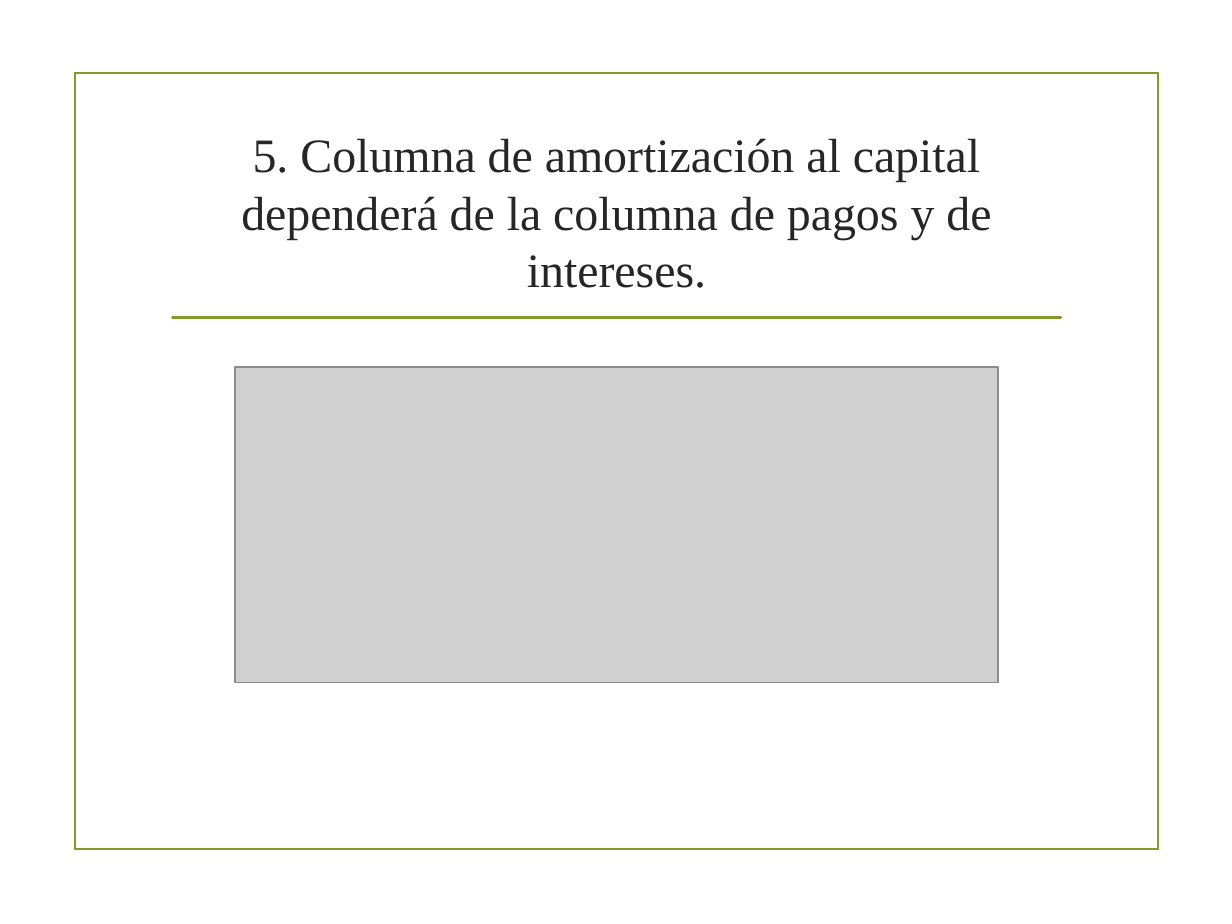
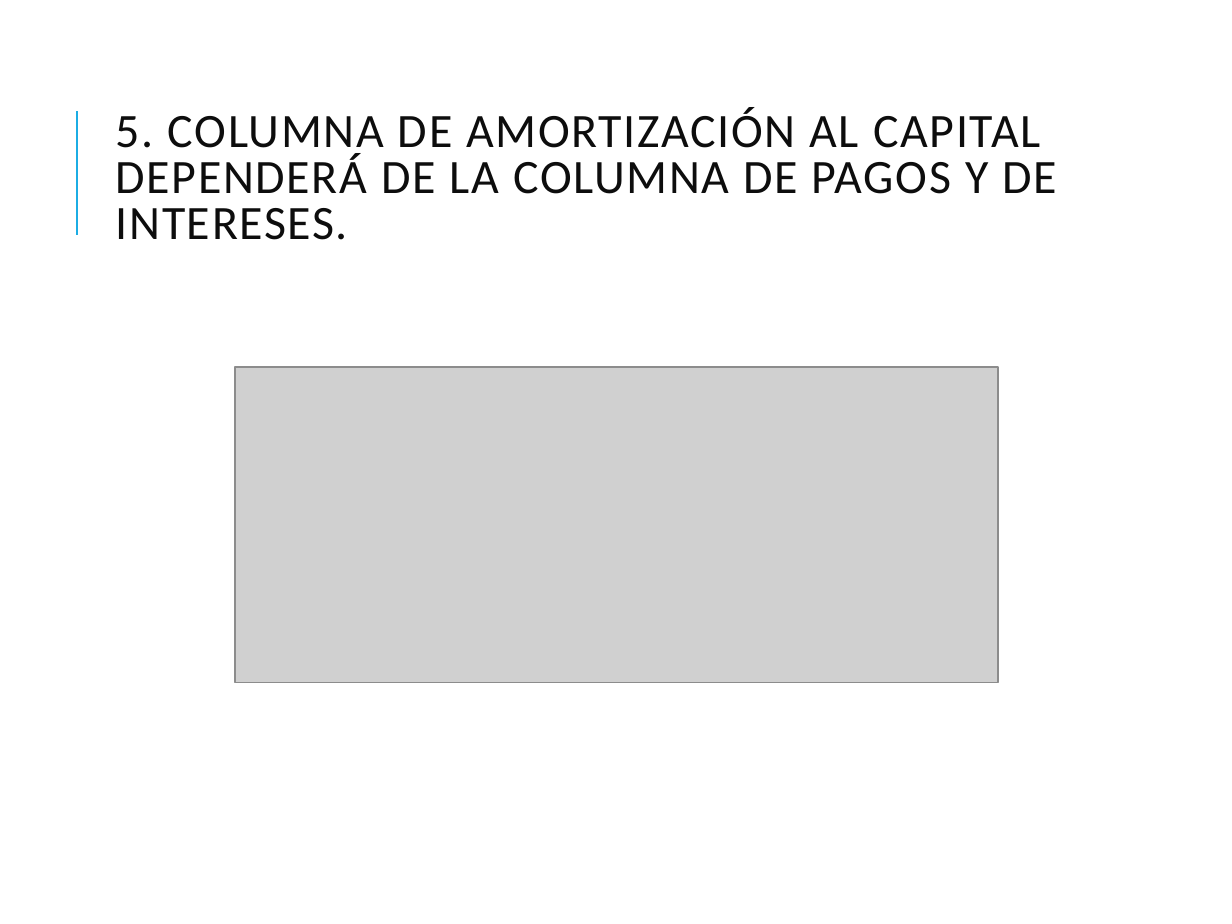
Before and after one commit to BernardoMB/HCPE, a slide deck: slide 10 of Parcial 2/05 Herramientas de Excel/01 Buscar objetivo/01 Buscar Objetivo.pptx. Drawn at 1232x924 pixels with LibreOffice and Linux fonts; fonts in the diff are those of the drawing; grey boxes stand for pictures; background and template pictures are left out. Boxes give left, top, right and bottom in pixels: in the first picture for what was removed or moved away, otherwise in the second. Text is boxed around its words. In the diff, an @@ line names an element or a change of style, - is before the commit and + after.

```diff
--- a/Parcial 2/05 Herramientas de Excel/01 Buscar objetivo/01 Buscar Objetivo.pptx
+++ b/Parcial 2/05 Herramientas de Excel/01 Buscar objetivo/01 Buscar Objetivo.pptx
@@ rectangle removed at [75, 73, 1158, 849] @@
@@ line added from (76, 234) to (76, 111), #1CADE4 1.5 pt @@
@@ title at [116, 107, 1057, 240]: text changed; font Times New Roman to Calibri; text colour #262626 to #0D0D0D @@
-5. Columna de amortización al capital dependerá de la columna de pagos y de intereses.
+5. COLUMNA DE AMORTIZACIÓN AL CAPITAL DEPENDERÁ DE LA COLUMNA DE PAGOS Y DE INTERESES.
@@ line removed from (172, 318) to (1061, 318) @@
```
Also in this commit, not shown: 13 other slides changed, 31 other files.
